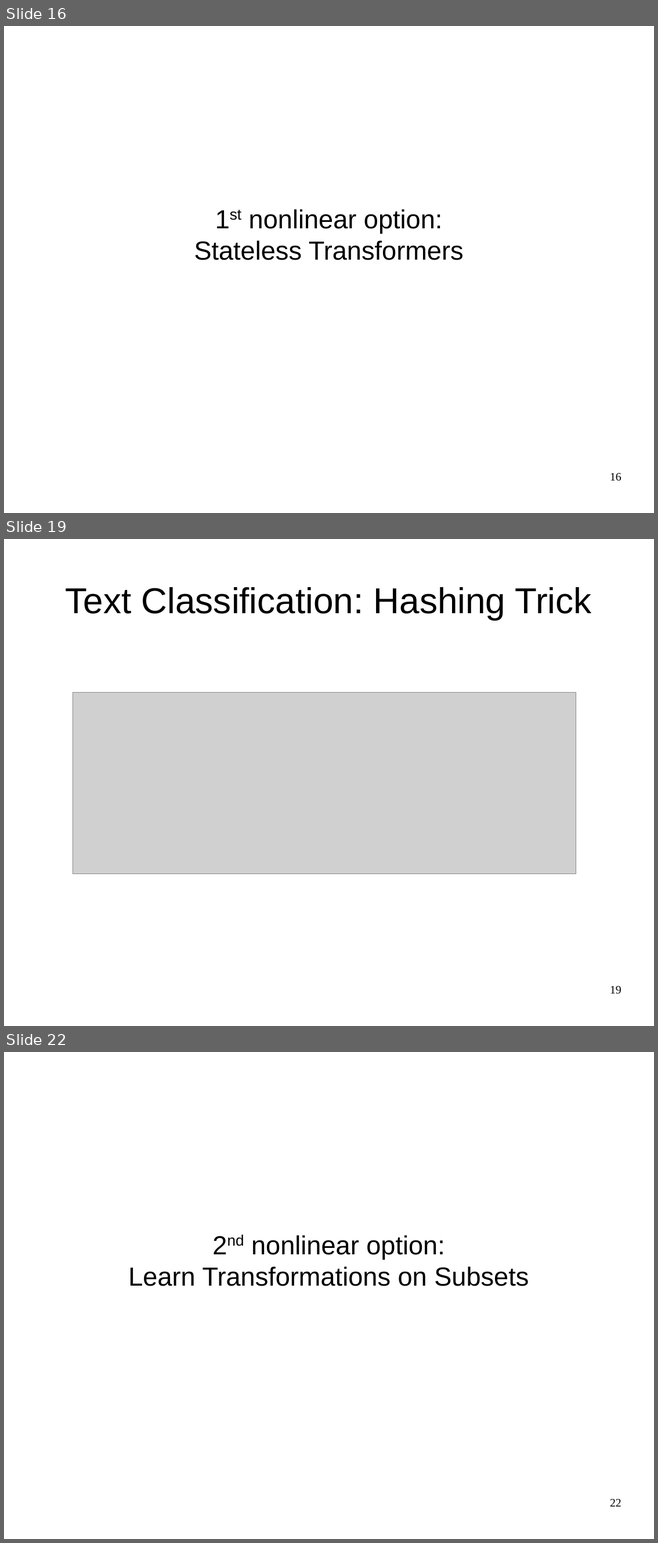
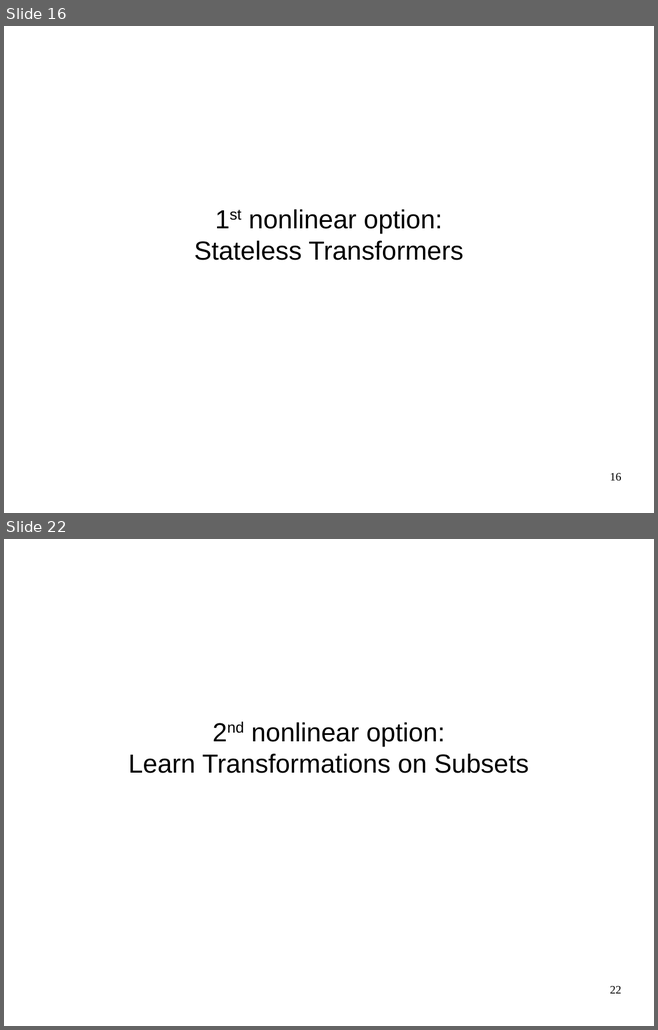
Before and after one commit to amueller/talks_odt, a slide deck: large-scale-non-linear-learning-pygotham-2015.odp. Shown one above the other, each under a label of ours: slides 16, 19 and 22 before the commit, slides 16 and 22 after it; the slides between them are not shown. The pictures are 658x1543 and 658x1030 pixels, drawn with LibreOffice and Linux fonts; fonts in the diff are those of the drawing; grey boxes stand for pictures. Boxes give left, top, right and bottom in pixels: in the first picture for what was removed or moved away, otherwise in the second. Text is boxed around its words. In the diff, an @@ line names an element or a change of style, - is before the commit and + after.

```diff
--- a/large-scale-non-linear-learning-pygotham-2015.odp
+++ b/large-scale-non-linear-learning-pygotham-2015.odp
@@ slide 19 removed at box(4, 539, 654, 1026), background #FFFFFF @@
@@ title removed at box(65, 587, 592, 620) @@
-Text Classification: Hashing Trick
@@ picture removed at box(73, 692, 576, 874) @@
@@ page number removed at box(610, 986, 621, 994) @@
-19
```
Also in this commit, not shown: 12 slides changed, 4 slides added, 1 other slide removed.
